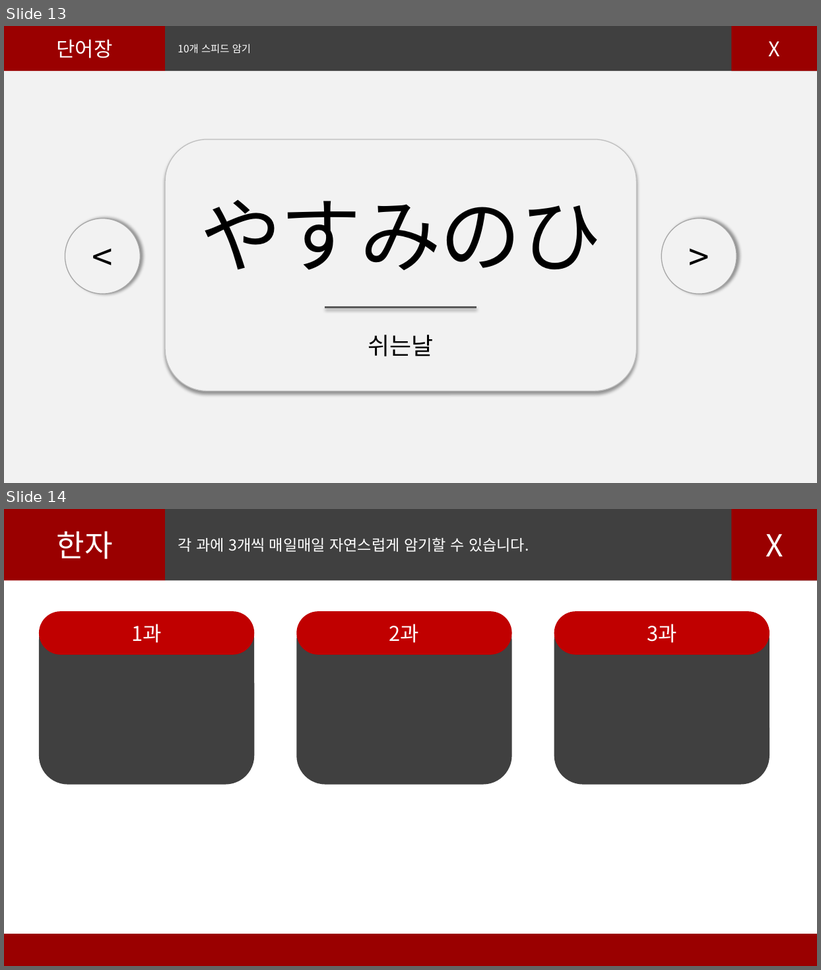
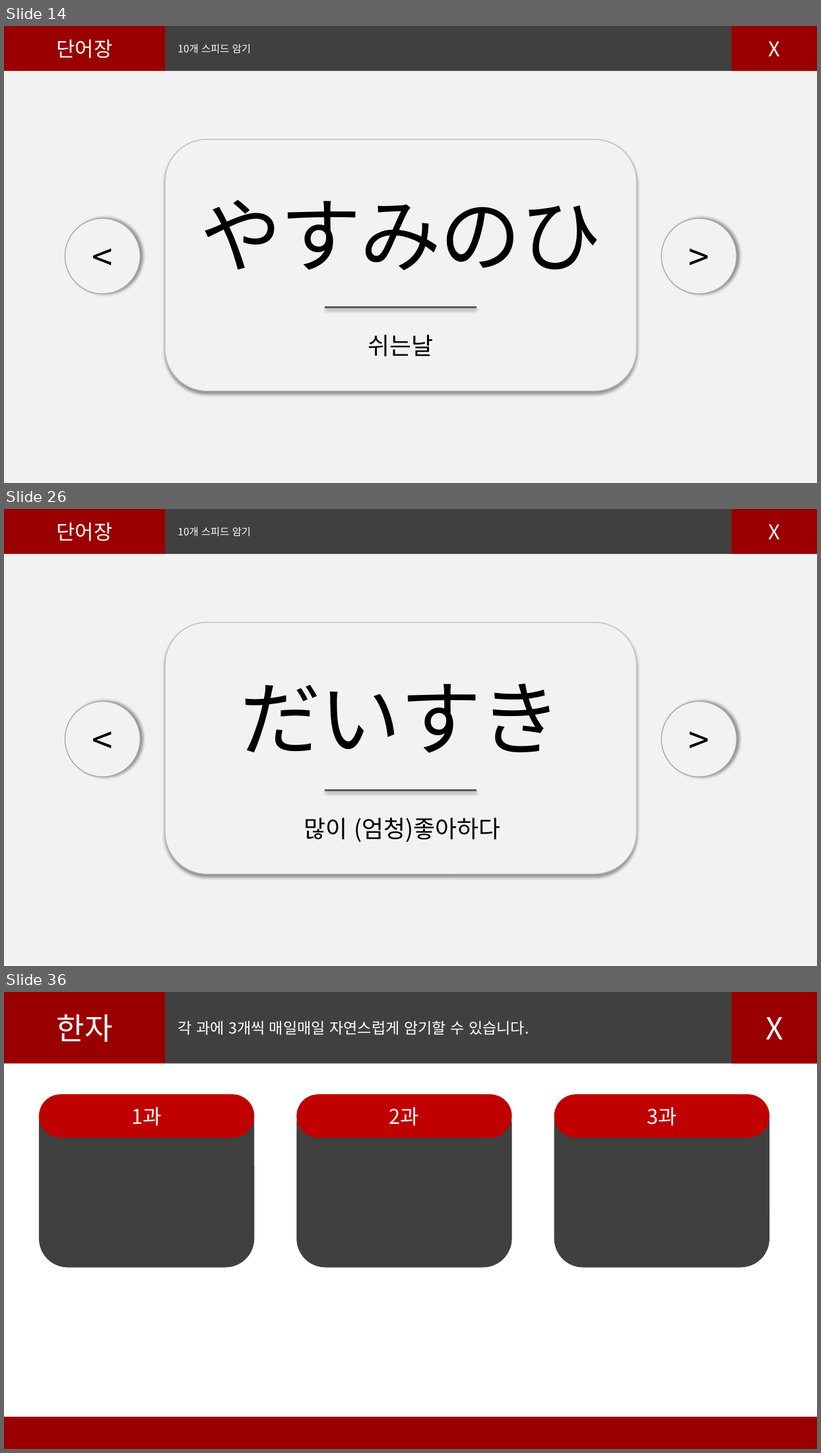
Before and after one commit to jaeyunSTRONE/nihonggo, a slide deck: 마이니치니홍고.pptx. Shown one above the other, each under a label of ours: slides 13 and 14 before the commit, slides 14, 26 and 36 after it; the slides between them are not shown. The pictures are 821x970 and 821x1453 pixels, drawn with LibreOffice and Linux fonts; fonts in the diff are those of the drawing. Boxes give left, top, right and bottom in pixels: in the first picture for what was removed or moved away, otherwise in the second. Text is boxed around its words. In the diff, an @@ line names an element or a change of style, - is before the commit and + after.

```diff
--- a/마이니치니홍고.pptx
+++ b/마이니치니홍고.pptx
@@ slide 26 added at bbox=[4, 509, 817, 966], background #FFFFFF @@
@@ rectangle added at bbox=[4, 509, 165, 554], fill #9A0000, 24 pt, text #FFFFFF @@
+단어장
@@ rectangle added at bbox=[165, 509, 817, 554], fill #404040, 12 pt, text #FFFFFF @@
+10개 스피드 암기
@@ rectangle added at bbox=[732, 509, 817, 554], fill #9A0000, 24 pt, text #FFFFFF @@
+X
@@ rectangle added at bbox=[4, 554, 817, 966], fill #F2F2F2 @@
@@ rounded rectangle added at bbox=[165, 623, 636, 875], fill #F2F2F2, outline #BFBFBF 1 pt @@
@@ text added at bbox=[240, 683, 562, 753], 96 pt, text #000000 @@
+だいすき
@@ ellipse added at bbox=[65, 702, 140, 778], fill #F2F2F2, outline #A6A6A6 1 pt, 44 pt, text #000000 @@
+<
@@ ellipse added at bbox=[661, 702, 737, 778], fill #F2F2F2, outline #A6A6A6 1 pt, 44 pt, text #000000 @@
+>
@@ line added from (325, 791) to (477, 791), #595959 2.25 pt @@
@@ text added at bbox=[304, 818, 500, 842], 28 pt, text #000000 @@
+많이 (엄청)좋아하다
@@ what was slide 13 is now slide 14 @@
@@ what was slide 14 is now slide 36 @@
```
Also in this commit, not shown: 4 slides changed, 23 other slides added.
